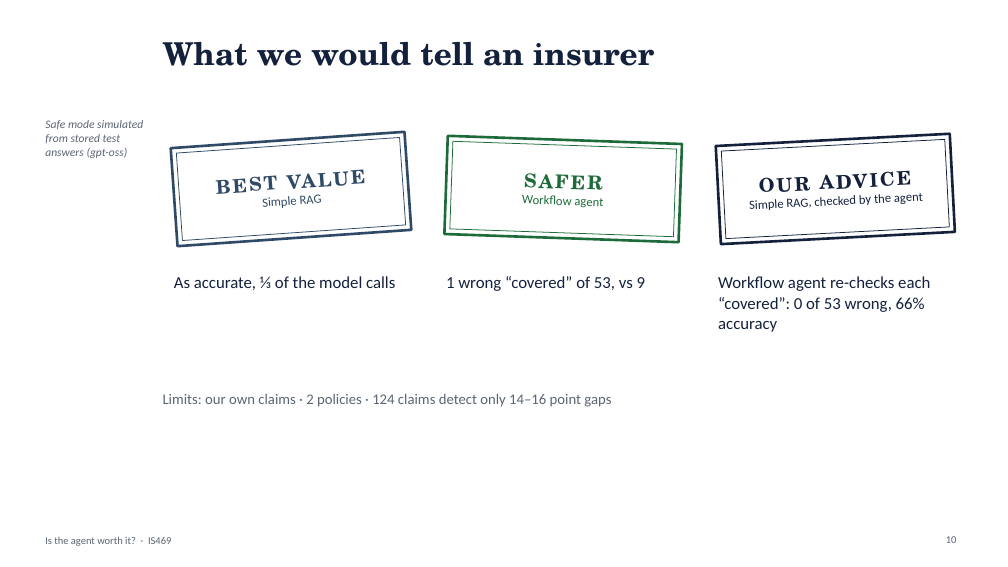
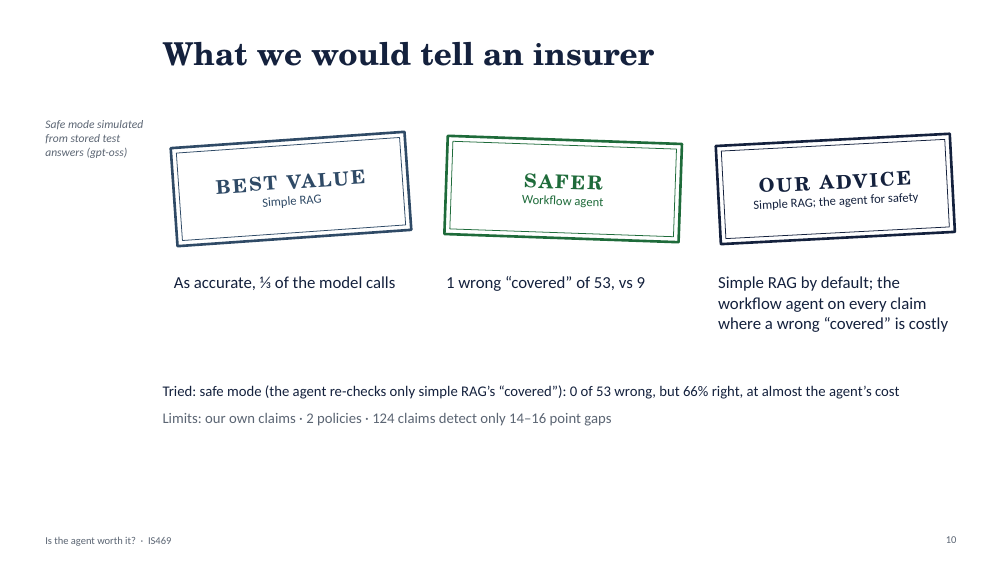
Before and after one commit to yezhan58-oss/insurance_policy_checker-rag, a slide deck: slide 10 of docs/IS469_presentation.pptx. Drawn at 1008x567 pixels with LibreOffice and Linux fonts; fonts in the diff are those of the drawing. Boxes give left, top, right and bottom in pixels: in the first picture for what was removed or moved away, otherwise in the second. Text is boxed around its words. In the diff, an @@ line names an element or a change of style, - is before the commit and + after.

Commit message:
Advice: simple RAG by default, workflow agent where a wrong covered is costly (safe mode reported as tried); demo_start asks for an L40S and serves on 8502

```diff
--- a/docs/IS469_presentation.pptx
+++ b/docs/IS469_presentation.pptx
@@ text at [754, 196, 868, 210]: text changed @@
-Simple RAG, checked by the agent
+Simple RAG; the agent for safety
@@ text at [718, 276, 948, 332]: text changed @@
-Workflow agent re-checks each “covered”: 0 of 53 wrong, 66% accuracy
+Simple RAG by default; the workflow agent on every claim where a wrong “covered” is costly
@@ text at [163, 385, 899, 399]: paragraph added @@
+Tried: safe mode (the agent re-checks only simple RAG’s “covered”): 0 of 53 wrong, but 66% right, at almost the agent’s cost
@@ text "Tried: safe mode (the agent ...": place and size @@
-text "Tried: safe mode (the agent ..." at [163, 394, 611, 407]
+text "Tried: safe mode (the agent ..." at [163, 385, 899, 426]
@@ text at [163, 413, 611, 426]: more space between paragraphs @@
```
Also in this commit, not shown: 6 other files.
